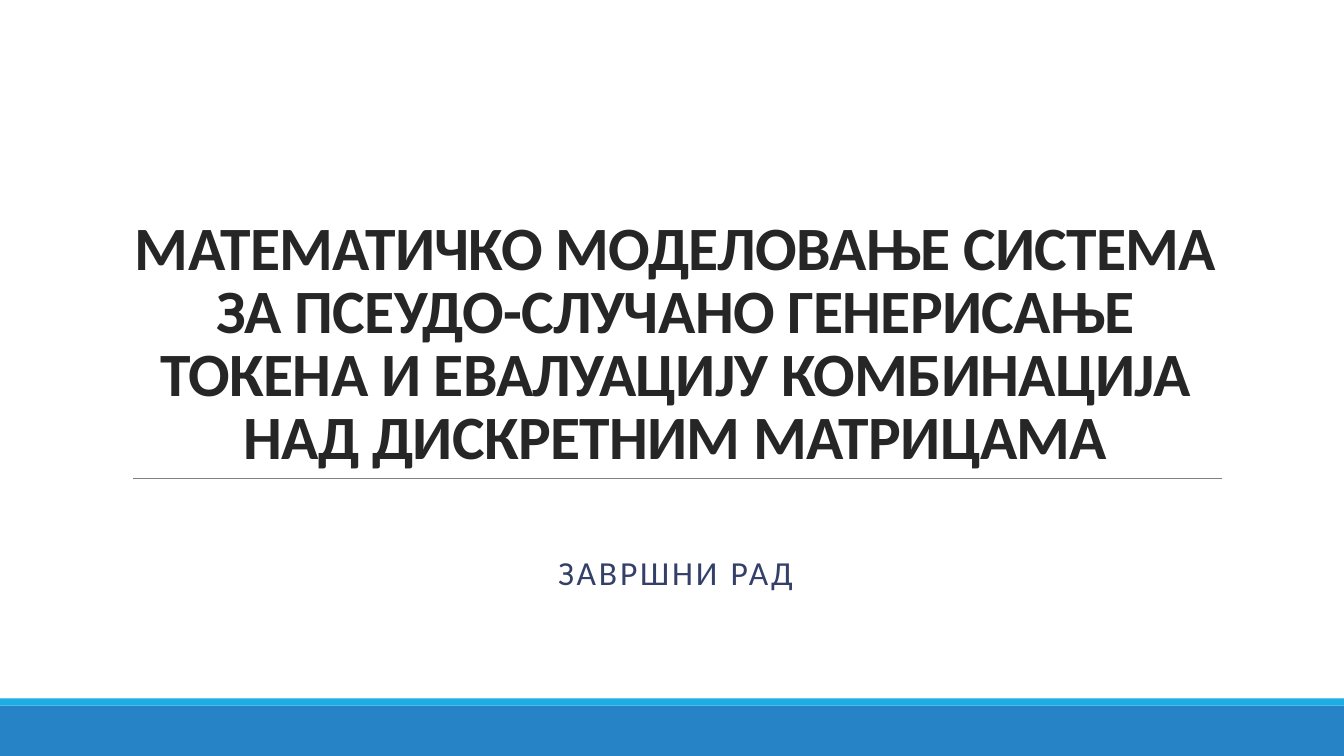
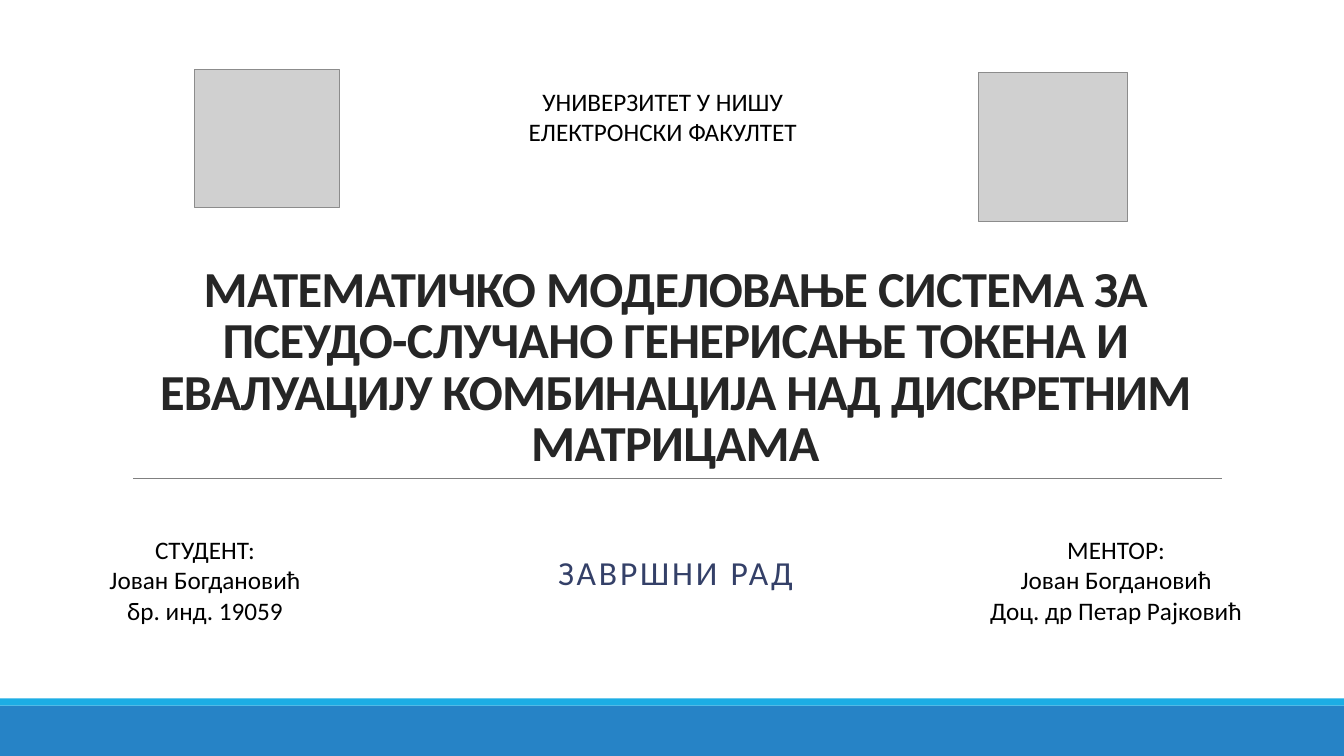
Before and after one commit to bxgda/diplomski-rad, a slide deck: slide 1 of PREZENTACIJA_JB.pptx. Drawn at 1344x756 pixels with LibreOffice and Linux fonts; fonts in the diff are those of the drawing; grey boxes stand for pictures. Boxes give left, top, right and bottom in pixels: in the first picture for what was removed or moved away, otherwise in the second. Text is boxed around its words. In the diff, an @@ line names an element or a change of style, - is before the commit and + after.

```diff
--- a/PREZENTACIJA_JB.pptx
+++ b/PREZENTACIJA_JB.pptx
@@ title "МАТЕМАТИЧКО МОДЕЛОВАЊЕ СИСТЕМА ЗА ПСЕУДО-СЛУЧАНО ..." at box(160, 274, 1191, 469): size 44 to 36 pt @@
@@ picture added at box(195, 70, 339, 209) @@
@@ picture added at box(979, 73, 1128, 222) @@
@@ text added at box(529, 94, 796, 141), 18 pt, text #000000 @@
+УНИВЕРЗИТЕТ У НИШУ
+ЕЛЕКТРОНСКИ ФАКУЛТЕТ
@@ text added at box(109, 542, 300, 624), 18 pt, text #000000 @@
+СТУДЕНТ:
+Јован Богдановић
+бр. инд. 19059
@@ text added at box(990, 542, 1242, 625), 18 pt, text #000000 @@
+МЕНТОР:
+Јован Богдановић
+Доц. др Петар Рајковић
```
Also in this commit, not shown: 1 other slide changed, 15 slides added, 8 slides removed.
